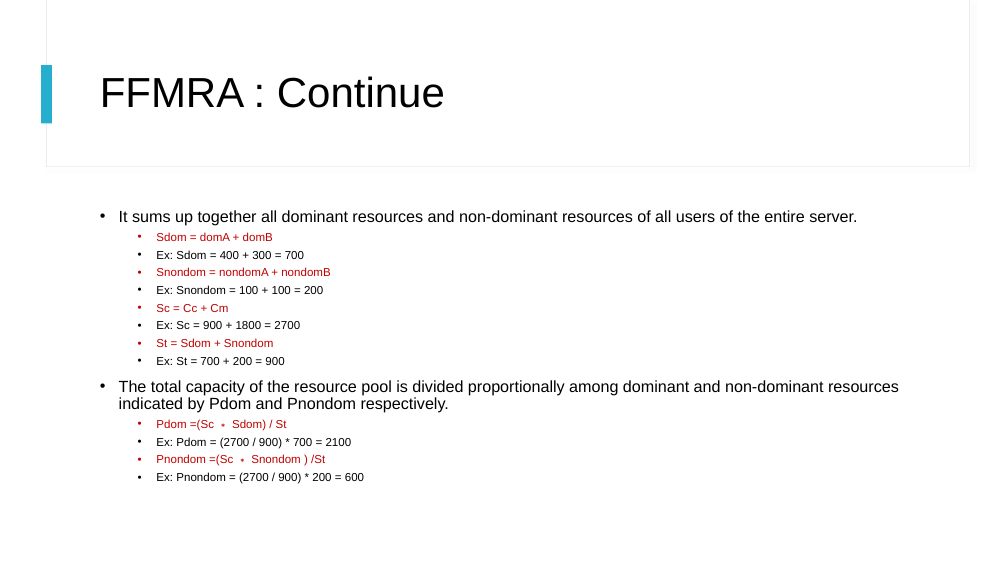
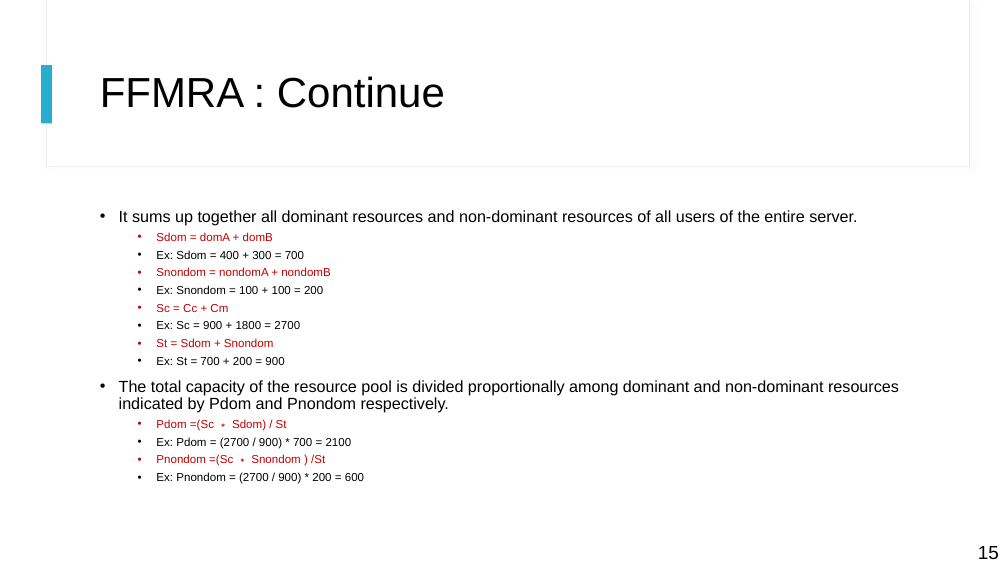
Before and after one commit to liam-nguyen/Autoscaling-in-Kubernetes-Paper, a slide deck: slide 15 of Autoscaling in Kubernetes - Final Presentation.pptx (slide 14 before the commit). Drawn at 1008x567 pixels with LibreOffice and Linux fonts; fonts in the diff are those of the drawing. Boxes give left, top, right and bottom in pixels: in the first picture for what was removed or moved away, otherwise in the second. Text is boxed around its words. In the diff, an @@ line names an element or a change of style, - is before the commit and + after.

```diff
--- a/Autoscaling in Kubernetes - Final Presentation.pptx
+++ b/Autoscaling in Kubernetes - Final Presentation.pptx
@@ text added at (978, 546, 999, 560), 18 pt, text #000000 @@
+15
```
Also in this commit, not shown: 14 other slides changed, 1 slide added.
